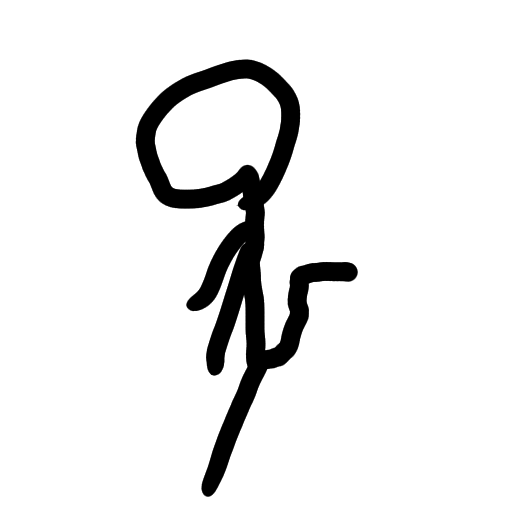
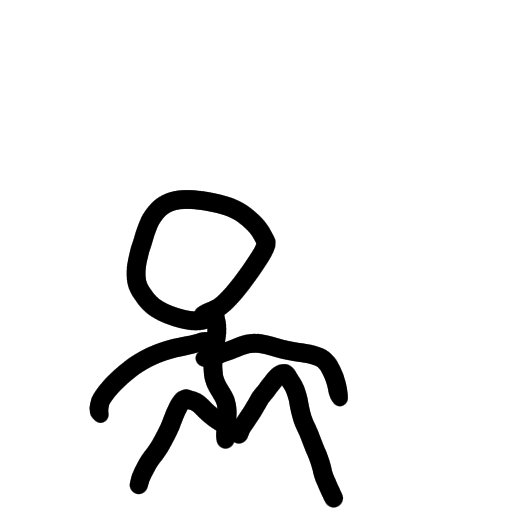
Layers edited between the first and the second 512×512 image:
painted on "Maalitaso 1" over [128, 64, 358, 508]
